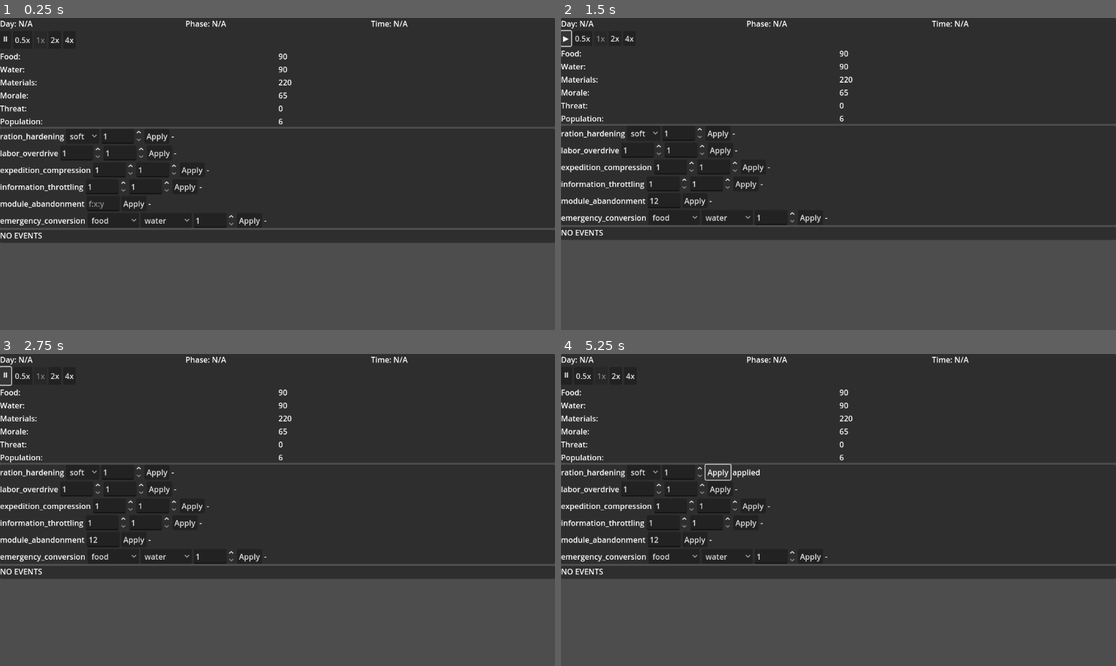
Above: before the commit, frames 1-4 (two rows, left to right).
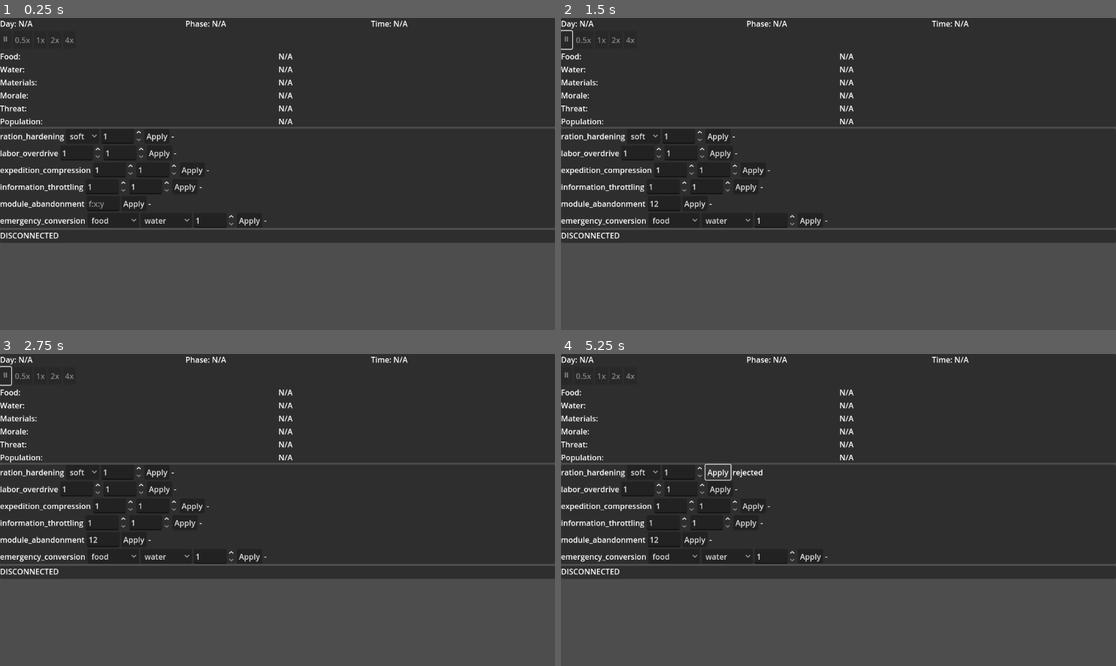
Above: after the commit, the same moments.

Repository: SyntacticLuster/upstack
Game: Godot game, scene res://scenes/game/Game.tscn
Two runs of this game, one before a commit and one after it. Both use one fixed random seed, a clock stepped at 60 frames per second and the inputs below.
Inputs (mouse positions are in pixels of both pictures, inside the frame that each line leads up to):
- Up to frame 1 (0.25 s): no input
- Up to frame 2 (1.5 s): click (666, 202) at 0.52 s; type "12" at 0.6 s; click (566, 39) at 1.25 s, where only the run before the commit has a clickable "⏸"
- Up to frame 3 (2.75 s): click (5, 375) at 2 s, where only the run before the commit has a clickable "▶"
- Up to frame 4 (5.25 s): click "soft" at 2.75 s; click (583, 375) at 3.5 s, where only the run before the commit has a clickable "0.5x"; click (599, 375) at 4.25 s, where only the run before the commit has a clickable "1x"; click "Apply" at 5 s

The runs differ from the first frame. In frame 1, 0.4% of the frame differs, in the area x 0-53%, y 5-71%; in frame 2, 6.2%, in the area x 0-100%, y 3-72%; in frame 3, 0.4%; in frame 4, 0.5%.
Error before the commit: Invalid call. Nonexistent function 'get_day_index' in base 'Node (SimBridge)'. (res://scripts/ui/HudPanel.gd:71)
Error after the commit: Parse Error: Could not parse global class "Sim" from "res://scripts/sim/Sim.gd". (res://scripts/game/Game.gd:10)

Commit message:
fix: repair SimBridge HUD accessors and Godot warnings
- Add missing SimBridge getters used by HUD
- Address name collisions and integer division warnings
- Refresh scene/script resource references as needed

Diff:
--- a/scripts/sim/ModuleInstance.gd
+++ b/scripts/sim/ModuleInstance.gd
@@ -7,7 +7,7 @@
 var power_allocated: int = 0
 var order_index: int = 0
 var priority: int = 50
-var floor: int = 0
+var floor_index: int = 0
 var x: int = 0
 var y: int = 0
 
--- a/scripts/sim/Sim.gd
+++ b/scripts/sim/Sim.gd
@@ -537,7 +537,7 @@
 
 func _recompute_expedition_heat() -> void:
 	var weighted: int = expedition_count_total + (expedition_streak * 3) + (expedition_recent_score * 2)
-	expedition_heat = int(weighted / 4)
+	expedition_heat = int(weighted // 4)
 
 func _start_expedition_day() -> void:
 	expedition_happened_today = false
@@ -904,7 +904,7 @@
 		magnitude_base = 2 + int(rng.randi() % 5) # 2..6 threat
 	else:
 		magnitude_base = 1 + int(rng.randi() % 3) # 1..3 morale
-	var heat_bonus: int = int(heat_at_schedule / EXPEDITION_MAG_HEAT_DIV)
+	var heat_bonus: int = int(heat_at_schedule // EXPEDITION_MAG_HEAT_DIV)
 	var magnitude: int = min(magnitude_base + heat_bonus, EXPEDITION_MAG_CAP)
 
 	var entry := {
@@ -1093,7 +1093,7 @@
 
 				var inst := ModuleInstance.new(def)
 				inst.order_index = order_index
-				inst.floor = f
+				inst.floor_index = f
 				inst.x = x
 				inst.y = y
 				var prio_override: Variant = sim_tower.get_module_priority_override(f, x, y)
@@ -1112,8 +1112,8 @@
 			return a.def.id < b.def.id
 		if a.def.name != b.def.name:
 			return a.def.name < b.def.name
-		if a.floor != b.floor:
-			return a.floor < b.floor
+		if a.floor_index != b.floor_index:
+			return a.floor_index < b.floor_index
 		if a.y != b.y:
 			return a.y < b.y
 		if a.x != b.x:
--- a/scripts/sim/Tower.gd
+++ b/scripts/sim/Tower.gd
@@ -23,11 +23,11 @@
 func floor_count() -> int:
 	return floors.size()
 
-func _cell_key(floor: int, x: int, y: int) -> String:
-	return "%d:%d:%d" % [floor, x, y]
+func _cell_key(floor_index: int, x: int, y: int) -> String:
+	return "%d:%d:%d" % [floor_index, x, y]
 
-func _ensure_state(floor: int, x: int, y: int) -> void:
-	var key := _cell_key(floor, x, y)
+func _ensure_state(floor_index: int, x: int, y: int) -> void:
+	var key := _cell_key(floor_index, x, y)
 	if module_states.has(key):
 		return
 	module_states[key] = {
@@ -35,63 +35,63 @@
 		"priority_override": null,
 	}
 
-func place_module(floor: int, x: int, y: int, module_id: String) -> bool:
-	if floor < 0 or floor >= floors.size():
+func place_module(floor_index: int, x: int, y: int, module_id: String) -> bool:
+	if floor_index < 0 or floor_index >= floors.size():
 		return false
 	if x < 0 or x >= width:
 		return false
 	if y < 0 or y >= height:
 		return false
-	if floors[floor][y][x] != null:
+	if floors[floor_index][y][x] != null:
 		return false
 
-	floors[floor][y][x] = module_id
-	_ensure_state(floor, x, y)
+	floors[floor_index][y][x] = module_id
+	_ensure_state(floor_index, x, y)
 	return true
 
-func has_cell(floor: int, x: int, y: int) -> bool:
-	if floor < 0 or floor >= floors.size():
+func has_cell(floor_index: int, x: int, y: int) -> bool:
+	if floor_index < 0 or floor_index >= floors.size():
 		return false
 	if x < 0 or x >= width:
 		return false
 	if y < 0 or y >= height:
 		return false
-	return floors[floor][y][x] != null
+	return floors[floor_index][y][x] != null
 
-func set_module_enabled(floor: int, x: int, y: int, enabled: bool) -> bool:
-	if not has_cell(floor, x, y):
+func set_module_enabled(floor_index: int, x: int, y: int, enabled: bool) -> bool:
+	if not has_cell(floor_index, x, y):
 		return false
-	_ensure_state(floor, x, y)
-	var key := _cell_key(floor, x, y)
+	_ensure_state(floor_index, x, y)
+	var key := _cell_key(floor_index, x, y)
 	module_states[key]["enabled"] = bool(enabled)
 	return true
 
-func is_module_enabled(floor: int, x: int, y: int) -> bool:
-	if not has_cell(floor, x, y):
+func is_module_enabled(floor_index: int, x: int, y: int) -> bool:
+	if not has_cell(floor_index, x, y):
 		return false
-	_ensure_state(floor, x, y)
-	var key := _cell_key(floor, x, y)
+	_ensure_state(floor_index, x, y)
+	var key := _cell_key(floor_index, x, y)
 	return bool(module_states[key].get("enabled", true))
 
-func set_module_priority_override(floor: int, x: int, y: int, priority: int) -> bool:
-	if not has_cell(floor, x, y):
+func set_module_priority_override(floor_index: int, x: int, y: int, priority: int) -> bool:
+	if not has_cell(floor_index, x, y):
 		return false
-	_ensure_state(floor, x, y)
-	var key := _cell_key(floor, x, y)
+	_ensure_state(floor_index, x, y)
+	var key := _cell_key(floor_index, x, y)
 	module_states[key]["priority_override"] = int(priority)
 	return true
 
-func clear_module_priority_override(floor: int, x: int, y: int) -> bool:
-	if not has_cell(floor, x, y):
+func clear_module_priority_override(floor_index: int, x: int, y: int) -> bool:
+	if not has_cell(floor_index, x, y):
 		return false
-	_ensure_state(floor, x, y)
-	var key := _cell_key(floor, x, y)
+	_ensure_state(floor_index, x, y)
+	var key := _cell_key(floor_index, x, y)
 	module_states[key]["priority_override"] = null
 	return true
 
-func get_module_priority_override(floor: int, x: int, y: int) -> Variant:
-	if not has_cell(floor, x, y):
+func get_module_priority_override(floor_index: int, x: int, y: int) -> Variant:
+	if not has_cell(floor_index, x, y):
 		return null
-	_ensure_state(floor, x, y)
-	var key := _cell_key(floor, x, y)
+	_ensure_state(floor_index, x, y)
+	var key := _cell_key(floor_index, x, y)
 	return module_states[key].get("priority_override", null)
--- a/scripts/ui/HudPanel.gd
+++ b/scripts/ui/HudPanel.gd
@@ -157,7 +157,7 @@
 		return
 	_game.set_speed_index(index)
 
-func _on_game_pacing_state_changed(multiplier: float, paused: bool) -> void:
+func _on_game_pacing_state_changed(_multiplier: float, _paused: bool) -> void:
 	_refresh_pacing_controls()
 
 func _refresh_pacing_controls() -> void:
--- a/scripts/ui/SimBridge.gd
+++ b/scripts/ui/SimBridge.gd
@@ -18,6 +18,9 @@
 		return 0
 	return int(value)
 
+func get_day_index() -> int:
+	return get_day()
+
 func get_phase() -> String:
 	var value: Variant = _get_sim_property("phase")
 	if value == null:
@@ -29,6 +32,14 @@
 	if value == null:
 		return ""
 	return str(value)
+
+func get_hour_of_day() -> int:
+	var value: Variant = _get_sim_property("hour_of_day")
+	if value == null:
+		value = _get_sim_property("hour")
+	if value == null:
+		return 0
+	return int(value)
 
 func get_res() -> Object:
 	if _sim == null:
Not shown: 1 places in scenes/game/Game.tscn that only renumber resources
Not shown, added: scripts/game/Game.gd.uid
